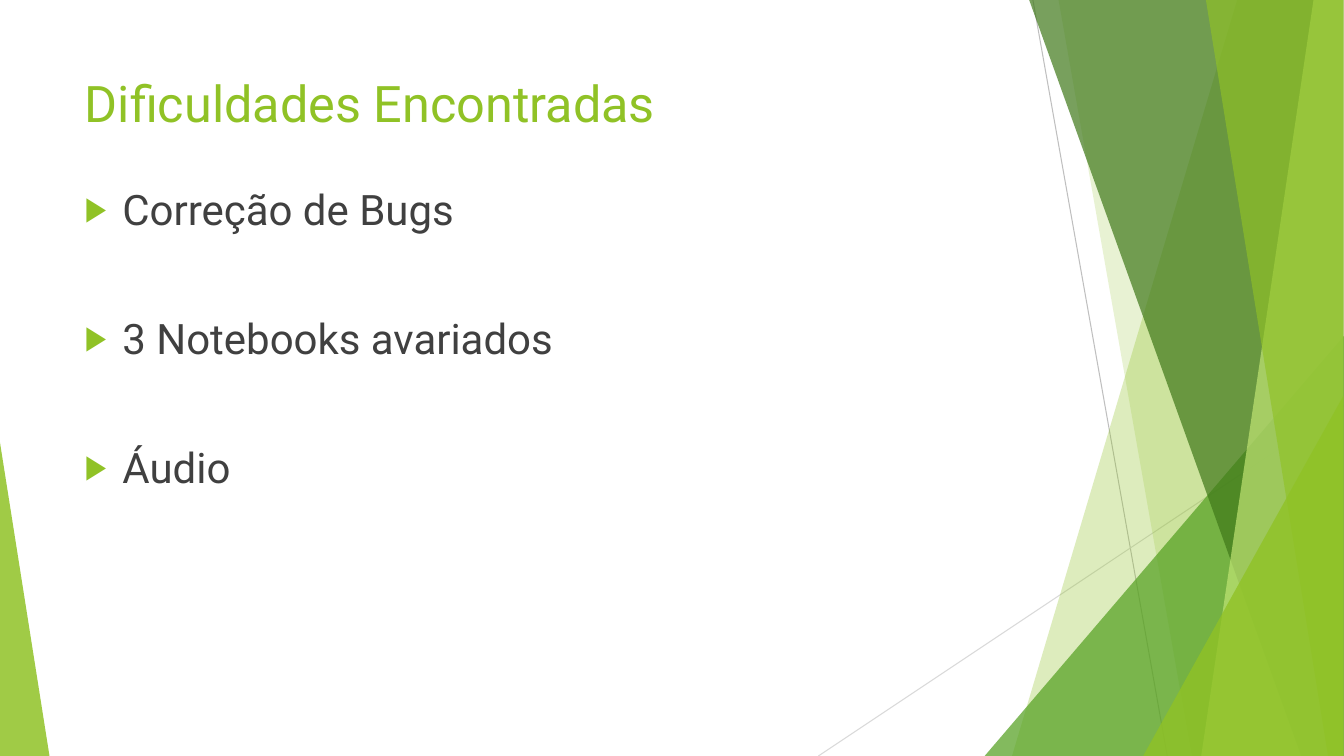
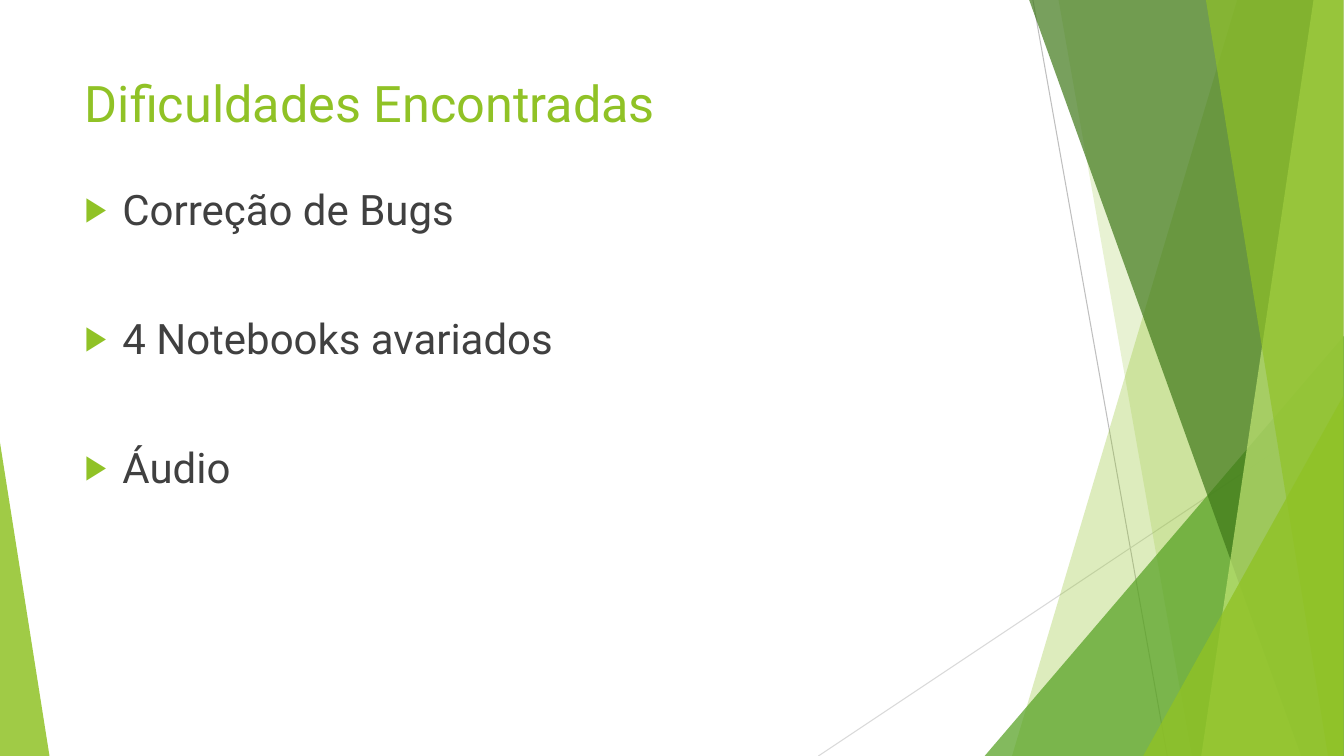
Before and after one commit to matheuscorrea/BatalhaDoPassinho, a slide deck: slide 6 of Documentação/3º Seminário/3º Seminário.ppt. Drawn at 1344x756 pixels with LibreOffice and Linux fonts; fonts in the diff are those of the drawing. Boxes give left, top, right and bottom in pixels: in the first picture for what was removed or moved away, otherwise in the second. Text is boxed around its words. In the diff, an @@ line names an element or a change of style, - is before the commit and + after.

```diff
--- a/Documentação/3º Seminário/3º Seminário.ppt
+++ b/Documentação/3º Seminário/3º Seminário.ppt
@@ text at bbox=[122, 322, 553, 355]: text changed @@
-▶ 3 Notebooks avariados
+▶ 4 Notebooks avariados
```
Also in this commit, not shown: 2 other slides changed.
